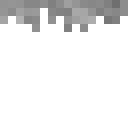
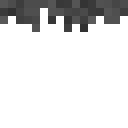
Comparing the layer stacks of the two 128 × 128 images. Changes:
added layer "Layer 0 copy" (75%) above "Layer 0" over left=0, top=0, right=128, bottom=32
